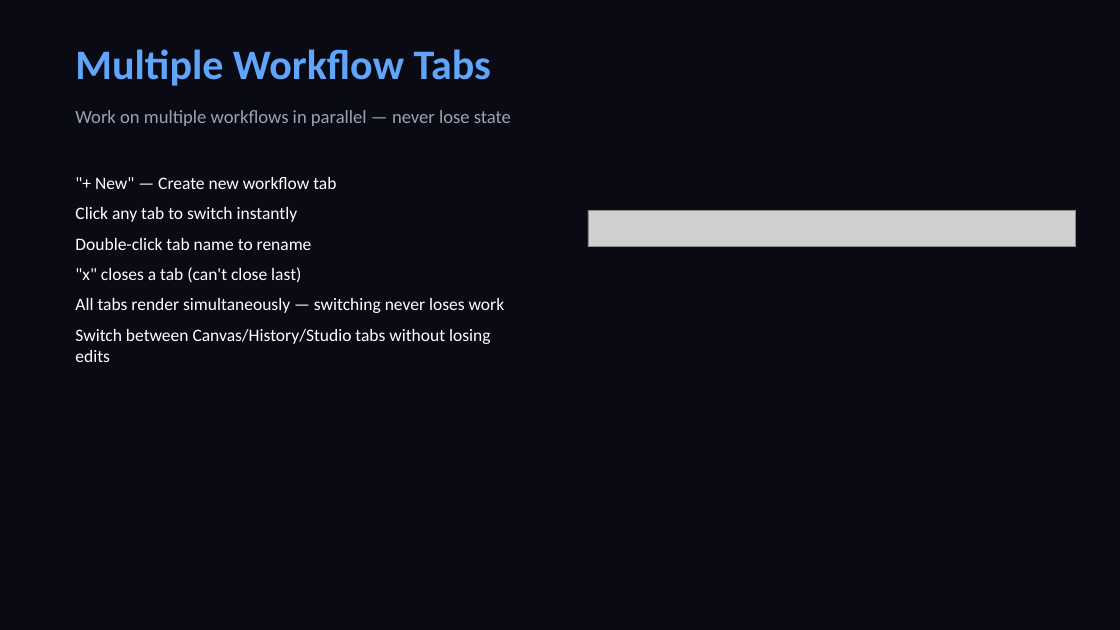
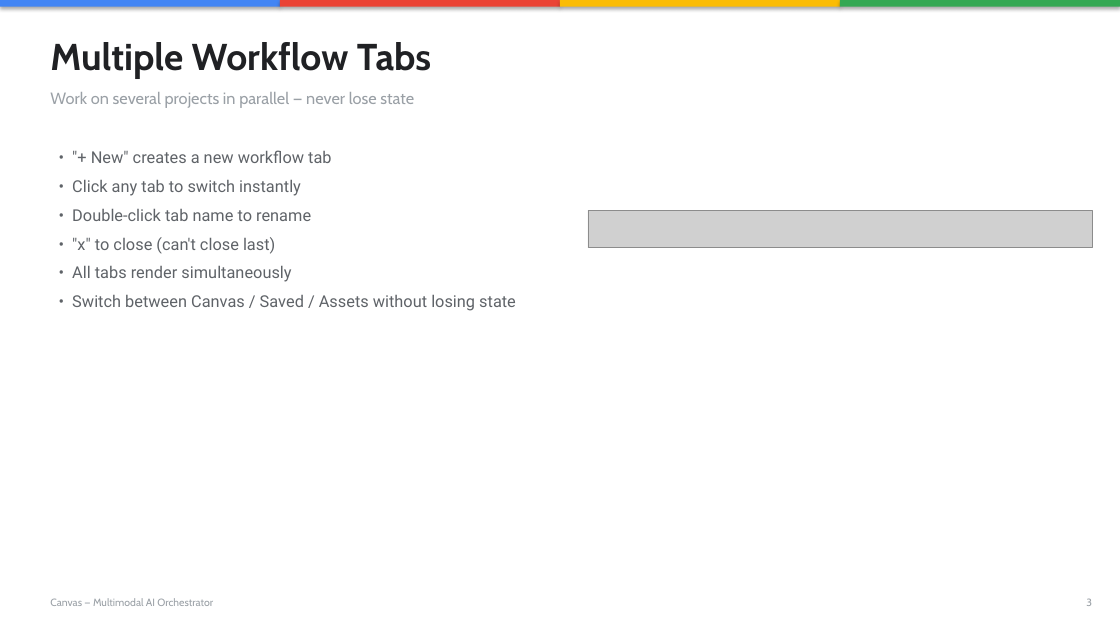
Before and after one commit to gauravz7/canvas, a slide deck: slide 3 of docs/Canvas_Product_Deck.pptx. Drawn at 1120x630 pixels with LibreOffice and Linux fonts; fonts in the diff are those of the drawing; grey boxes stand for pictures. Boxes give left, top, right and bottom in pixels: in the first picture for what was removed or moved away, otherwise in the second. Text is boxed around its words. In the diff, an @@ line names an element or a change of style, - is before the commit and + after.

```diff
--- a/docs/Canvas_Product_Deck.pptx
+++ b/docs/Canvas_Product_Deck.pptx
@@ background #0A0A14 to #FFFFFF @@
@@ rectangle added at [0, 0, 280, 7], fill #4285F4 @@
@@ rectangle added at [280, 0, 560, 7], fill #EA4335 @@
@@ rectangle added at [560, 0, 840, 7], fill #FBBC04 @@
@@ rectangle added at [840, 0, 1120, 7], fill #34A853 @@
@@ text "Multiple Workflow Tabs": place and size @@
-text "Multiple Workflow Tabs" at [75, 49, 491, 86]
+text "Multiple Workflow Tabs" at [50, 42, 431, 79]
@@ text "Multiple Workflow Tabs" at [50, 42, 431, 79]: size 36 to 32 pt, font Calibri to Cabin, text colour #60A5FA to #202124 @@
@@ text at [50, 92, 414, 108]: text changed; size 16 to 14 pt; font Calibri to Cabin; text colour #9CA3AF to #9AA0A6 @@
-Work on multiple workflows in parallel — never lose state
+Work on several projects in parallel — never lose state
@@ text at [72, 150, 516, 311]: text changed; size 15 to 14 pt; font Calibri to Roboto; text colour #FFFFFF to #5F6368 @@
-"+ New" — Create new workflow tab
-Click any tab to switch instantly
-Double-click tab name to rename
-"x" closes a tab (can't close last)
-All tabs render simultaneously — switching never loses work
-Switch between Canvas/History/Studio tabs without losing edits
+• "+ New" creates a new workflow tab
+• Click any tab to switch instantly
+• Double-click tab name to rename
+• "x" to close (can't close last)
+• All tabs render simultaneously
+• Switch between Canvas / Saved / Assets without losing state
@@ picture: place and size @@
-picture at [588, 210, 1075, 246]
+picture at [588, 210, 1092, 248]
@@ text added at [50, 598, 213, 606], 9 pt, text #9AA0A6 @@
+Canvas — Multimodal AI Orchestrator
@@ text added at [1086, 598, 1092, 606], 9 pt, text #9AA0A6 @@
+3
```
Also in this commit, not shown: 11 other slides changed, 6 slides added, 2 slides removed.
